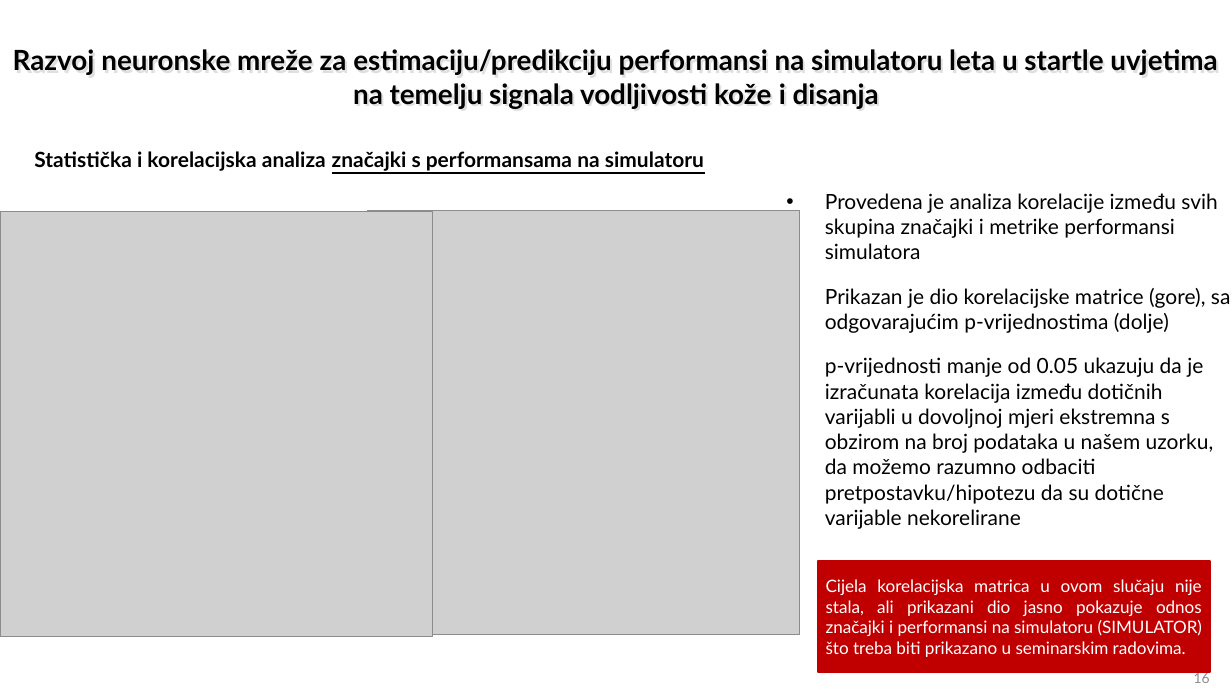
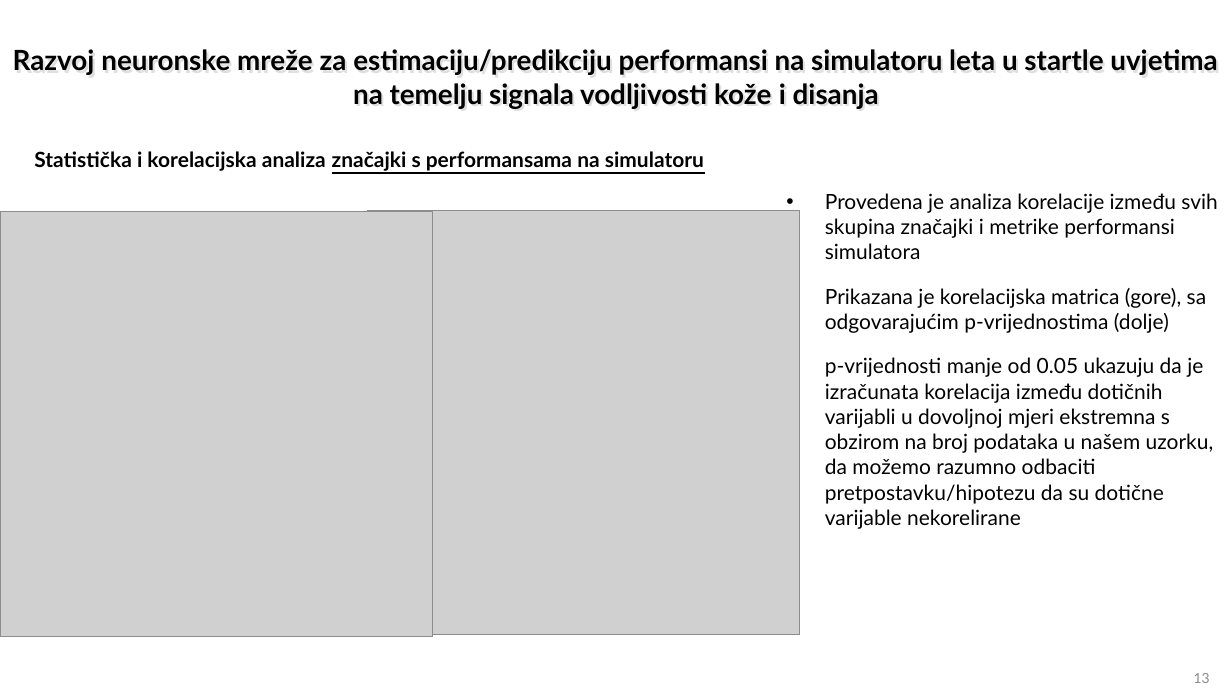
Before and after one commit to florijan127/ost_seminar, a slide deck: slide 13 of OST_2024-25_Predlozak za prakticni seminarski rad_Web (1).pptx (slide 16 before the commit). Drawn at 1232x693 pixels with LibreOffice and Linux fonts; fonts in the diff are those of the drawing; grey boxes stand for pictures. Boxes give left, top, right and bottom in pixels: in the first picture for what was removed or moved away, otherwise in the second. Text is boxed around its words. In the diff, an @@ line names an element or a change of style, - is before the commit and + after.

```diff
--- a/OST_2024-25_Predlozak za prakticni seminarski rad_Web (1).pptx
+++ b/OST_2024-25_Predlozak za prakticni seminarski rad_Web (1).pptx
@@ text at [825, 288, 1206, 333]: text changed @@
-• Prikazan je dio korelacijske matrice (gore), sa odgovarajućim p-vrijednostima (dolje)
+• Prikazana je korelacijska matrica (gore), sa odgovarajućim p-vrijednostima (dolje)
@@ rectangle removed at [818, 561, 1210, 672] @@
-Cijela korelacijska matrica u ovom slučaju nije stala, ali prikazani dio jasno pokazuje odnos značajki i performansi na simulatoru (SIMULATOR) što treba biti prikazano u seminarskim radovima.
@@ page number at [1194, 673, 1210, 683]: text changed @@
-16
+13
```
Also in this commit, not shown: 12 other slides changed, 6 slides removed, 3 other files.
